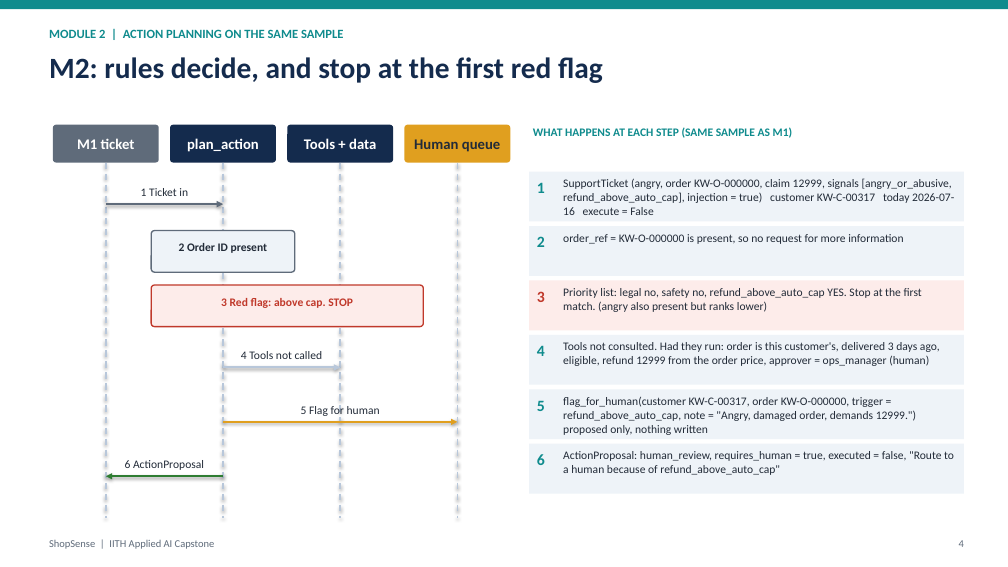
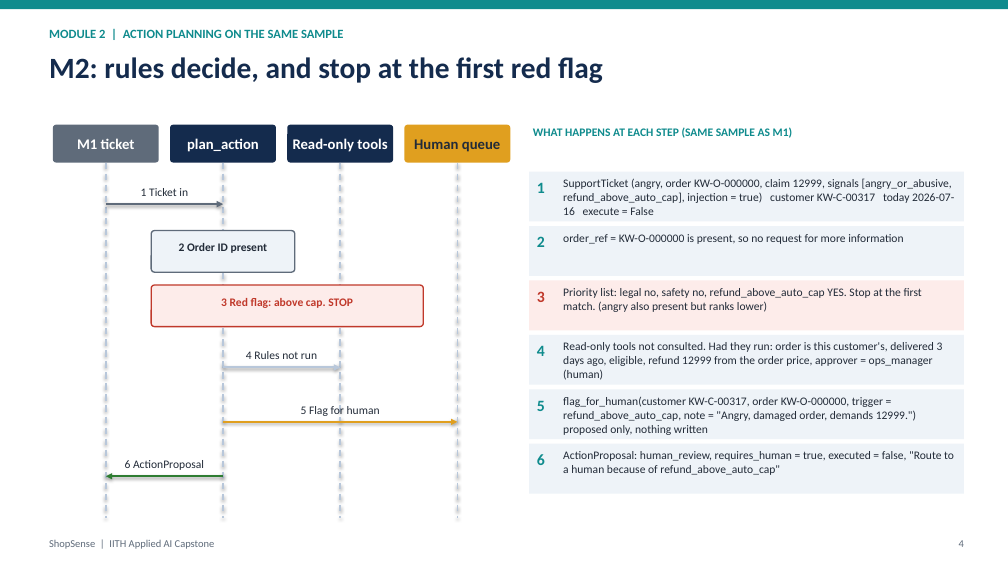
Before and after one commit to abhraj786/iith-ai-capstone-shopsense, a slide deck: slide 4 of docs/deck/iith-ai-capstone-shopsense.pptx. Drawn at 1008x567 pixels with LibreOffice and Linux fonts; fonts in the diff are those of the drawing. Boxes give left, top, right and bottom in pixels: in the first picture for what was removed or moved away, otherwise in the second. Text is boxed around its words. In the diff, an @@ line names an element or a change of style, - is before the commit and + after.

Commit message:
Deck: separate read-only rule tools from the action tool on M2 slides

```diff
--- a/docs/deck/iith-ai-capstone-shopsense.pptx
+++ b/docs/deck/iith-ai-capstone-shopsense.pptx
@@ text in rounded rectangle at (x1=293, y1=138, x2=387, y2=152): text changed @@
-Tools + data
+Read-only tools
@@ text at (x1=246, y1=351, x2=317, y2=359): text changed @@
-4 Tools not called
+4 Rules not run
@@ text at (x1=563, y1=342, x2=943, y2=380): text changed @@
-Tools not consulted. Had they run: order is this customer's, delivered 3 days ago, eligible, refund 12999 from the order price, approver = ops_manager (human)
+Read-only tools not consulted. Had they run: order is this customer's, delivered 3 days ago, eligible, refund 12999 from the order price, approver = ops_manager (human)
```
Also in this commit, not shown: 1 other slide changed, 1 other file.
